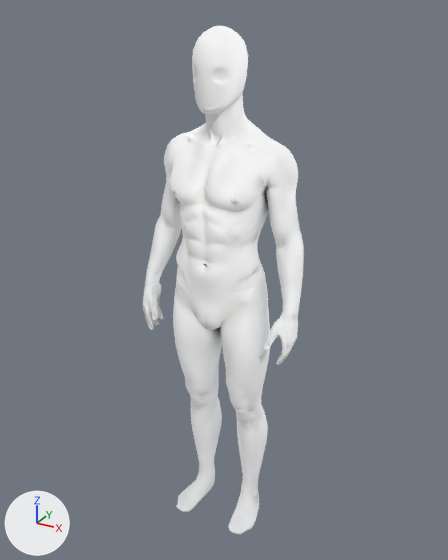
Before and after pictures for a commit that changed the glTF model nextjs_space/public/models/avatar_morphable.glb.
Before and after are seen from a 50 mm camera at (1.005, -1.814, 1.951) aimed at (0.007, 0.0, 1.044). Lighting does not change. The marker at lower left points along +X, +Y and +Z. Vertices at the same position are counted once.

Objects in the first picture: 'model'.
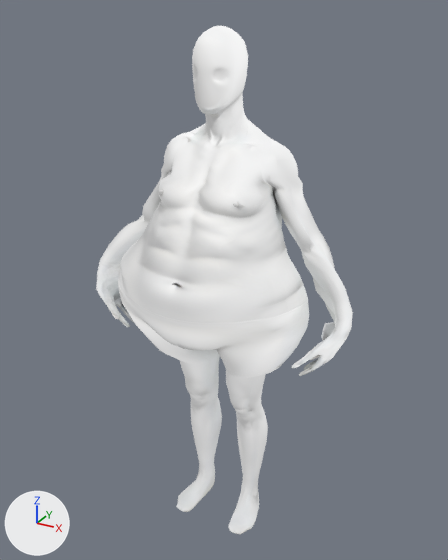
The newer file adds a shape key; the second version is drawn at full value of the shape key 'AbdomenGirth' of 'model', and the change is written as the vertex moves it makes.

Location of each change, (x1, y1, x2, y2) in pixels of the pictures (448 x 560 px; the box of a moved part takes in the faces that stretch with it):
'model', reshaped (59% wider)
    before: (143, 26, 304, 534)
    after: (96, 26, 353, 534)
part 1 of me_model, moved or reshaped
    before: (231, 198, 236, 203)
    after: (233, 201, 239, 207)
part 2 of me_model, moved or reshaped
    before: (143, 164, 304, 374)
    after: (96, 164, 353, 376)

The change, as a list of edits to the scene's bpy script:
```text
Change me_model:
    used by ob_model
    remove me_model.from_pydata(...)  # 3119 vertices, 6224 faces; spans x -0.31..0.31, y -0.14..0.14, z 0.0..1.9
    add me_model.from_pydata(...)  # 3119 vertices, 6224 faces; spans x -0.51..0.51, y -0.36..0.25, z 0.0..1.9
    me_model part 1: the loose piece of 25 vertices spanning x 0.11..0.12, y -0.14..-0.13, z 1.38..1.4 is moved by (0.03, -0.03, 0.0)
    me_model part 2: 1598 of 3119 vertices moved; they spanned x -0.31..0.31, y -0.14..0.14, z 0.77..1.42 and now span x -0.51..0.51, y -0.36..0.25, z 0.77..1.42; mean shift (0.0, -0.02, 0.0); largest move (-0.01, -0.14, 1.05) -> (-0.04, -0.35, 1.05)
```
